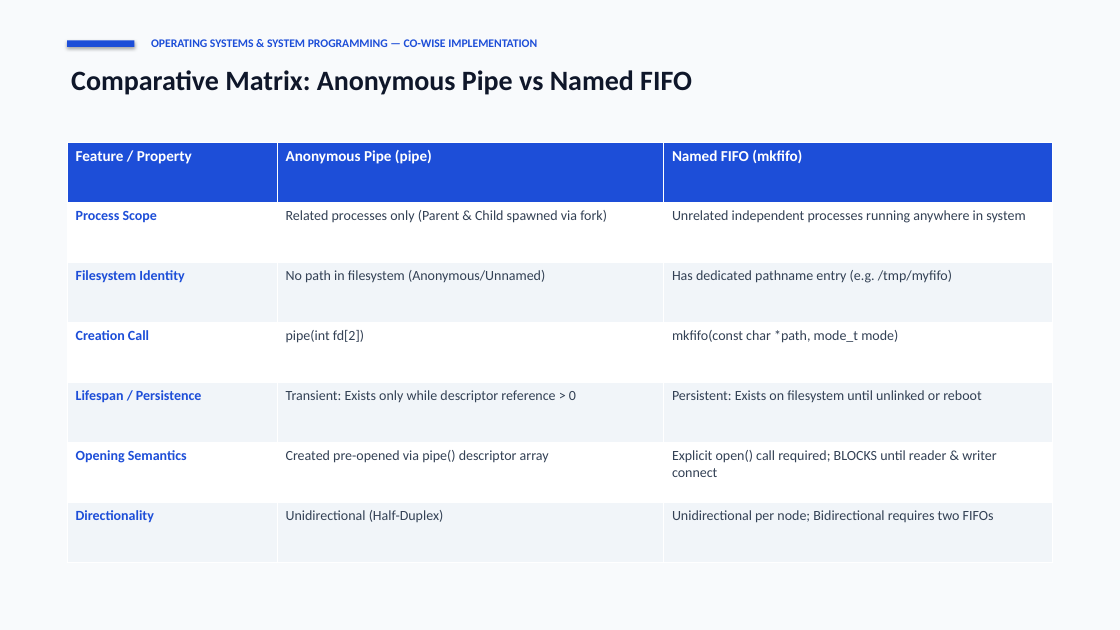
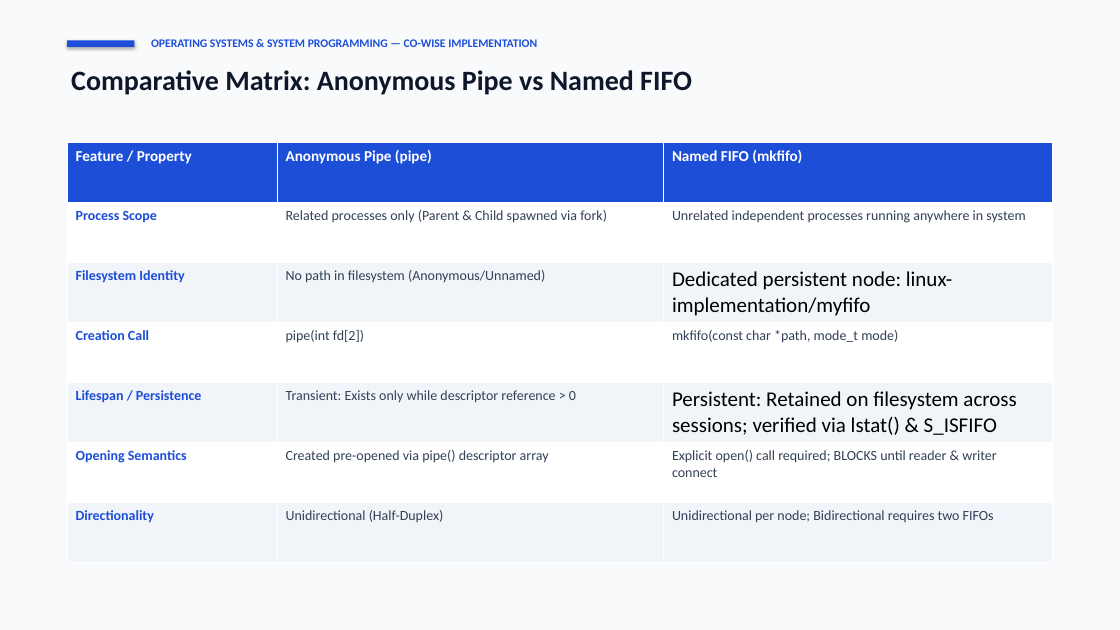
Before and after one commit to GJashwanthReddy/OCTO_OSSP, a slide deck: slide 7 of OCTO_OSSP-Project/OSSP_IPC_Project_Presentation.pptx. Drawn at 1120x630 pixels with LibreOffice and Linux fonts; fonts in the diff are those of the drawing. Boxes give left, top, right and bottom in pixels: in the first picture for what was removed or moved away, otherwise in the second. Text is boxed around its words. In the diff, an @@ line names an element or a change of style, - is before the commit and + after.

Commit message:
Update presentation PPTX and slide deck with shared Linux FIFO, real-time backend bridge, and immediate file truncation

```diff
--- a/OCTO_OSSP-Project/OSSP_IPC_Project_Presentation.pptx
+++ b/OCTO_OSSP-Project/OSSP_IPC_Project_Presentation.pptx
@@ table at (x1=67, y1=143, x2=1053, y2=563) @@
-row 3, column 3: Has dedicated pathname entry (e.g. /tmp/myfifo)
+row 3, column 3: Dedicated persistent node: linux-implementation/myfifo
-row 5, column 3: Persistent: Exists on filesystem until unlinked or reboot
+row 5, column 3: Persistent: Retained on filesystem across sessions; verified via lstat() & S_ISFIFO
```
Also in this commit, not shown: 6 other slides changed, 3 slides added, 1 slide removed, 2 other files.
